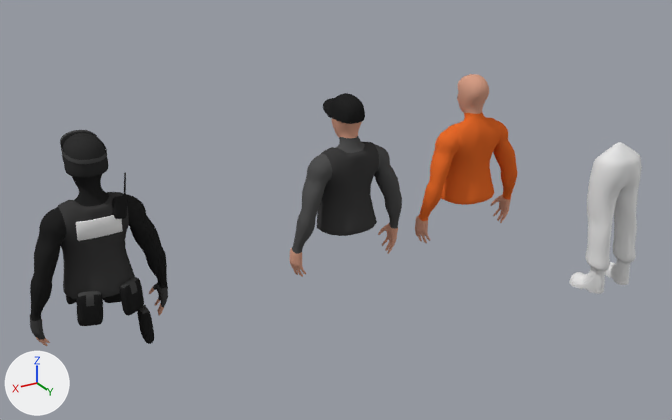
The Blender file Blender_Sources/Models/Default/Base_Model.blend as it was, and as the next commit left it.
The view is the same before and after, from a 50 mm camera at (15.4, 57.2, 43.4) aimed at (-19.6, -1.1, 14.2). Lighting does not change. The marker at lower left points along +X, +Y and +Z.

The first picture shows 'Cylinder', 'Helmet', 'Hero_Torso', 'Pants_Reference', 'Plane', 'Prison_Torso', 'Swat_Torso', 'Swat_Utilities', 'Swat_Utilities.001'.
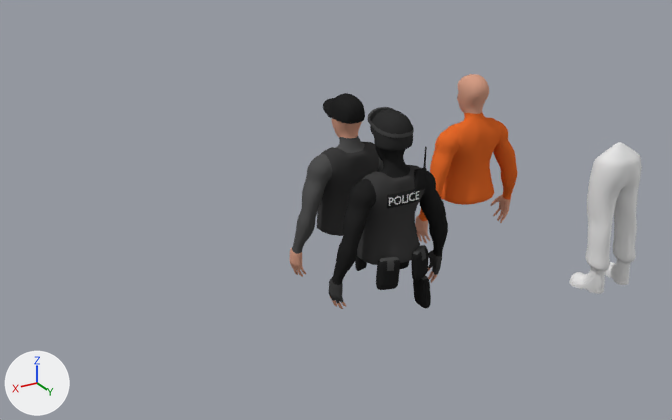
The change, as JSON lines over the scene's bpy script:
```json
{"op": "add", "block": "mat_text_gold", "code": ["mat_text_gold = diffuse_material('Text_Gold')", "mat_text_gold.base_color = (1.0, 0.983, 1.0)  # white #fffdff"]}
{"block": "me_plane", "where": "# used by ob_plane; location = (0.0, 1.45, 18.15); rotation_euler = (1.571, 0.0, 0.0), in degrees (90, 0, 0)"}
{"op": "remove", "block": "me_plane", "code": "me_plane.from_pydata(...)  # 32 vertices, 27 faces; spans x -1.5..1.5, y -0.55..0.75, z -0.15..0.15"}
{"op": "add", "block": "me_plane", "code": "me_plane.from_pydata(...)  # 412 vertices, 297 faces; spans x -1.5..1.5, y -0.56..0.57, z -0.32..0.19"}
{"block": "me_plane", "change": "me_plane part 1: 32 vertices removed from x -1.5..1.5, y -0.55..0.75, z -0.15..0.15; 412 vertices added at x -1.5..1.5, y -0.56..0.57, z -0.32..0.19"}
{"block": "me_plane", "change": "me_plane part 2: the surface is now shaded flat"}
{"op": "add", "block": "me_plane", "code": "me_plane.materials.append(mat_mask)  # black #252525"}
{"op": "add", "block": "me_plane", "code": "me_plane.materials.append(mat_text_gold)  # white #fffdff"}
{"op": "set", "path": "ob_plane.location", "old": "(0.0, 1.45, 18.15)", "new": "(-20.0, 7.4, 18.2)"}
{"op": "set", "path": "ob_plane.rotation_euler", "old": "(1.571, 0.0, 0.0)", "new": "(4.8, 0.0, -3.142)", "note": "degrees (90, 0, 0) -> degrees (275, 0, -180)"}
{"op": "set", "path": "ob_plane.scale", "old": "(1.0, 1.0, 1.0)", "new": "(0.9, 0.9, 0.9)"}
{"op": "set", "path": "ob_swat_utilities_001.location", "old": "(-2.89, 0.21, 9.49)", "new": "(-22.89, 6.21, 9.49)"}
{"op": "set", "path": "ob_swat_utilities.location", "old": "(-1.6, -1.85, 12.45)", "new": "(-21.6, 4.15, 12.45)"}
{"op": "set", "path": "ob_helmet.location", "old": "(0.0, -0.1, 22.9)", "new": "(-20.0, 5.9, 22.9)"}
{"op": "set", "path": "ob_swat_torso.location", "old": "(0.0, 0.0, 16.7)", "new": "(-20.0, 6.0, 16.7)"}
```

Boxes (x1, y1, x2, y2) around the edits, measured in the pictures (672 x 420 px):
```json
{"object": "Swat_Torso", "change": "moved", "before": [30, 174, 168, 346], "after": [329, 146, 448, 309]}
{"object": "Swat_Utilities", "change": "moved", "before": [66, 172, 144, 326], "after": [355, 146, 428, 290]}
{"object": "Helmet", "change": "moved", "before": [60, 130, 108, 177], "after": [367, 107, 414, 154]}
{"object": "Plane", "change": "reshaped, moved, turned, rescaled", "before": [76, 215, 123, 241], "after": [387, 189, 419, 208]}
{"object": "Swat_Utilities.001", "change": "moved", "before": [137, 305, 154, 344], "after": [413, 276, 431, 308]}
{"part": 1, "of": "me_plane", "change": "built on", "before": [76, 215, 123, 241], "after": [387, 189, 419, 208]}
```
